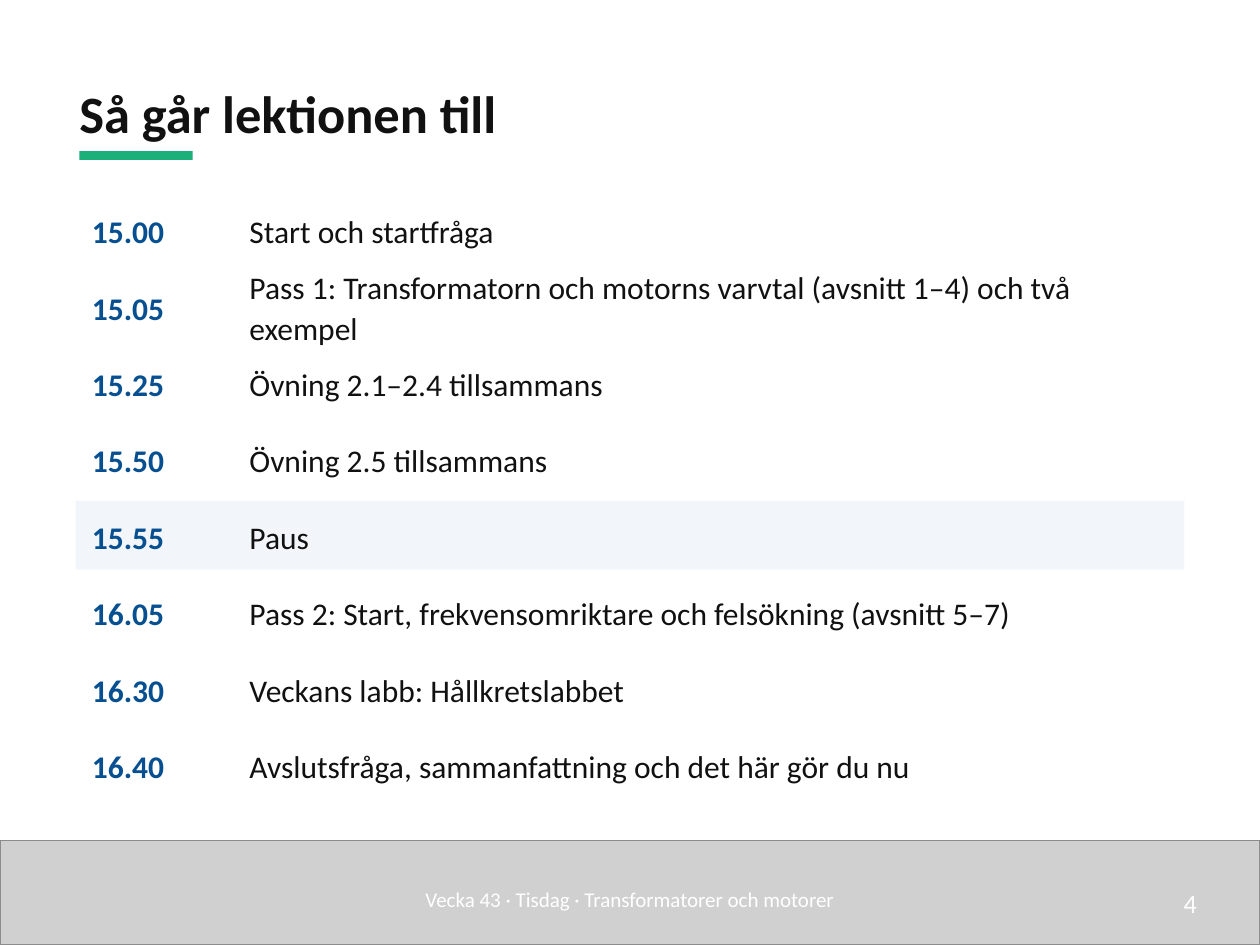
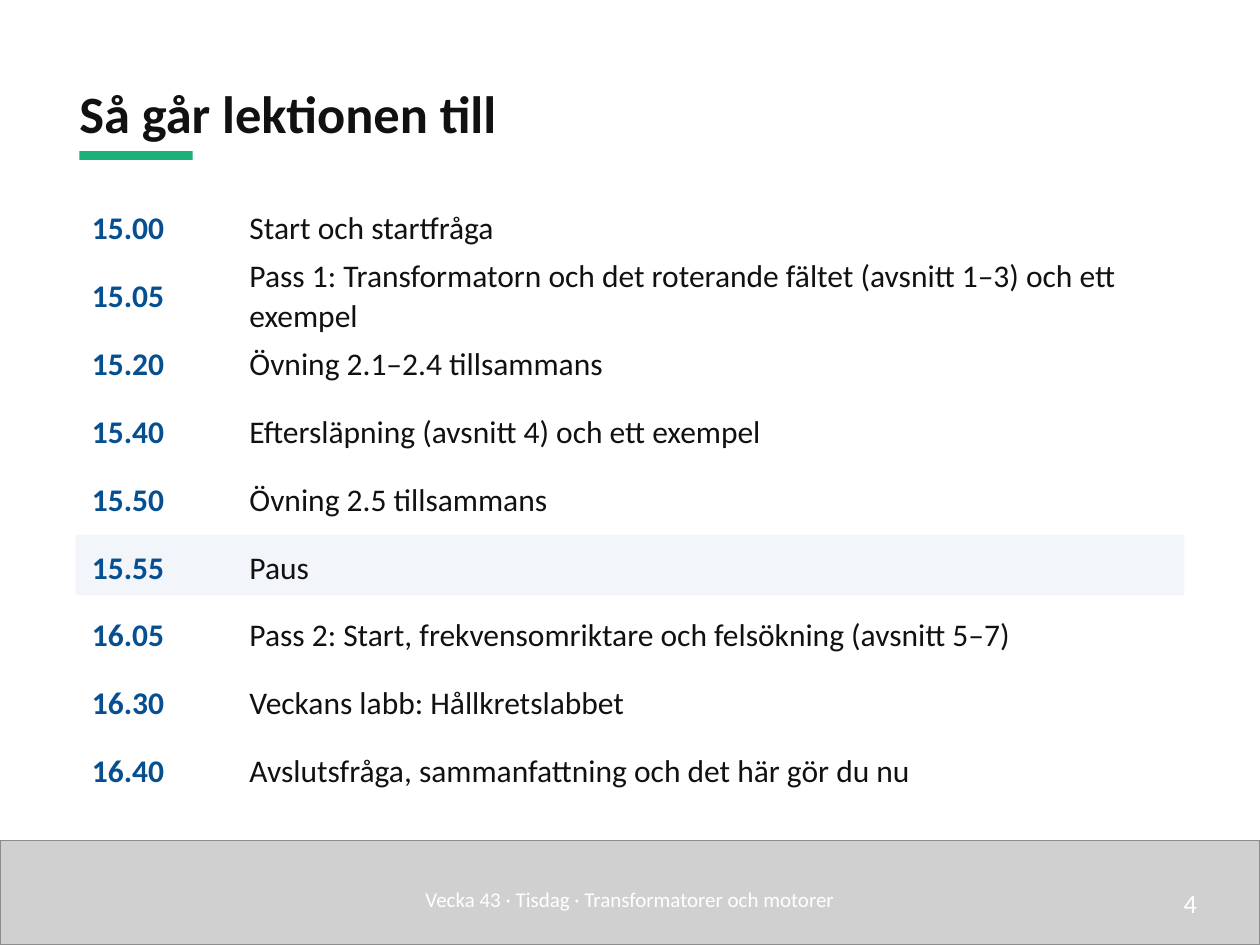
Before and after one commit to nj22az/nj22az.github.io, a slide deck: slide 4 of sjoskolan/vecka-43/aktuell/v43_02_Transformatorer_och_motorer_elev.pptx. Drawn at 1260x945 pixels with LibreOffice and Linux fonts; fonts in the diff are those of the drawing; grey boxes stand for pictures. Boxes give left, top, right and bottom in pixels: in the first picture for what was removed or moved away, otherwise in the second. Text is boxed around its words. In the diff, an @@ line names an element or a change of style, - is before the commit and + after.

```diff
--- a/sjoskolan/vecka-43/aktuell/v43_02_Transformatorer_och_motorer_elev.pptx
+++ b/sjoskolan/vecka-43/aktuell/v43_02_Transformatorer_och_motorer_elev.pptx
@@ text "15.00": place and size @@
-text "15.00" at bbox=[92, 222, 164, 244]
+text "15.00" at bbox=[92, 218, 164, 240]
@@ text "Start och startfråga": place and size @@
-text "Start och startfråga" at bbox=[249, 220, 493, 249]
+text "Start och startfråga" at bbox=[249, 216, 493, 245]
@@ text "15.05": place and size @@
-text "15.05" at bbox=[92, 299, 164, 321]
+text "15.05" at bbox=[92, 286, 164, 308]
@@ text at bbox=[249, 264, 1116, 332]: text changed @@
-Pass 1: Transformatorn och motorns varvtal (avsnitt 1–4) och två exempel
+Pass 1: Transformatorn och det roterande fältet (avsnitt 1–3) och ett exempel
@@ text at bbox=[92, 354, 164, 376]: text changed @@
-15.25
+15.20
@@ text "Övning 2.1–2.4 tillsammans": place and size @@
-text "Övning 2.1–2.4 tillsammans" at bbox=[249, 370, 603, 402]
+text "Övning 2.1–2.4 tillsammans" at bbox=[249, 349, 603, 381]
@@ text added at bbox=[92, 422, 164, 444], 18 pt, text #064F91, bold @@
+15.40
@@ text added at bbox=[249, 420, 760, 449], 18 pt, text #111111 @@
+Eftersläpning (avsnitt 4) och ett exempel
@@ text "15.50": place and size @@
-text "15.50" at bbox=[92, 451, 164, 473]
+text "15.50" at bbox=[92, 490, 164, 512]
@@ text "Övning 2.5 tillsammans": place and size @@
-text "Övning 2.5 tillsammans" at bbox=[249, 446, 548, 478]
+text "Övning 2.5 tillsammans" at bbox=[249, 485, 548, 517]
@@ rectangle: place and size @@
-rectangle at bbox=[76, 501, 1184, 571]
+rectangle at bbox=[76, 534, 1184, 595]
@@ text "15.55": place and size @@
-text "15.55" at bbox=[92, 528, 164, 550]
+text "15.55" at bbox=[92, 558, 164, 580]
@@ text "Paus": place and size @@
-text "Paus" at bbox=[249, 528, 309, 550]
+text "Paus" at bbox=[249, 558, 309, 580]
@@ text "16.05": place and size @@
-text "16.05" at bbox=[92, 603, 164, 626]
+text "16.05" at bbox=[92, 624, 164, 647]
@@ text "Pass 2: Start, frekvensomriktare och ...": place and size @@
-text "Pass 2: Start, frekvensomriktare och ..." at bbox=[249, 602, 1009, 631]
+text "Pass 2: Start, frekvensomriktare och ..." at bbox=[249, 623, 1009, 652]
@@ text "16.30": place and size @@
-text "16.30" at bbox=[92, 680, 164, 703]
+text "16.30" at bbox=[92, 692, 164, 715]
@@ text "Veckans labb: Hållkretslabbet": place and size @@
-text "Veckans labb: Hållkretslabbet" at bbox=[249, 679, 624, 703]
+text "Veckans labb: Hållkretslabbet" at bbox=[249, 691, 624, 715]
@@ text "16.40": place and size @@
-text "16.40" at bbox=[92, 756, 164, 779]
+text "16.40" at bbox=[92, 760, 164, 783]
@@ text "Avslutsfråga, sammanfattning och det här ...": place and size @@
-text "Avslutsfråga, sammanfattning och det här ..." at bbox=[249, 755, 909, 784]
+text "Avslutsfråga, sammanfattning och det här ..." at bbox=[249, 759, 909, 788]
```
Also in this commit, not shown: 2 other slides changed, 36 other files.
